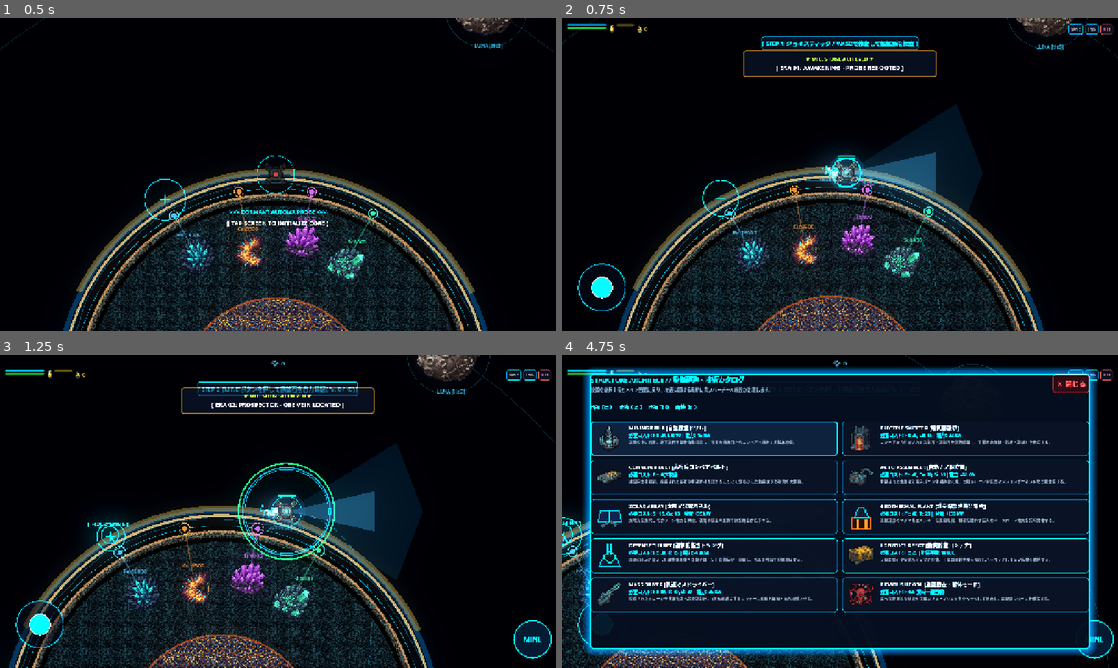
Above: before the commit, frames 1-4 (two rows, left to right).
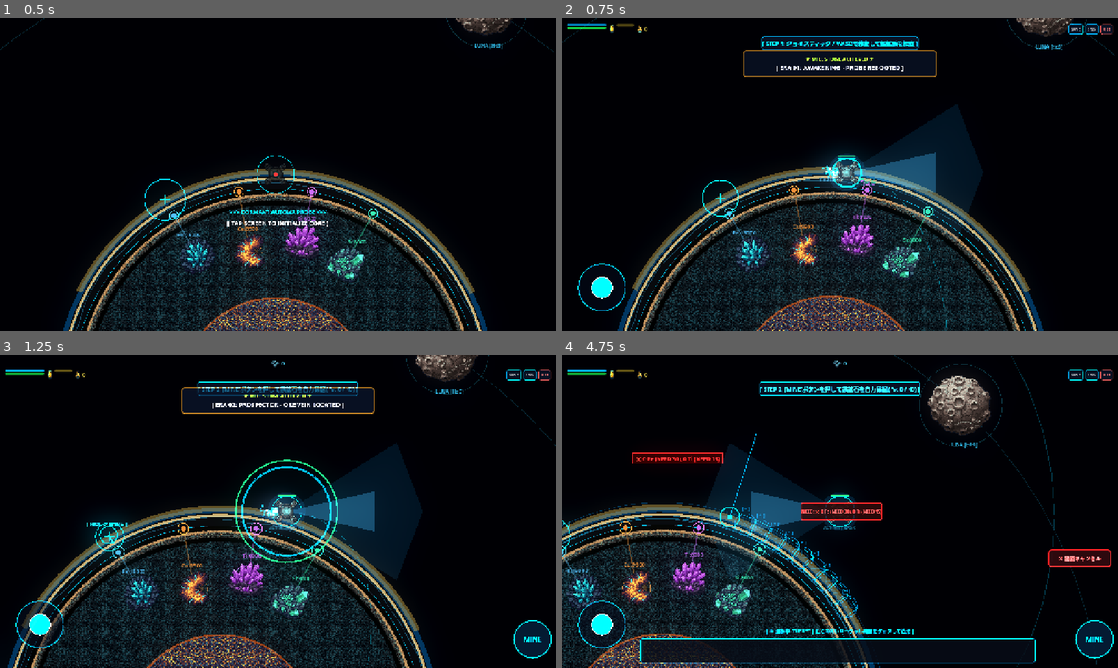
Above: after the commit, the same moments.

Repository: wak-shogo/ReplicaAutomata-
Game: Godot game, scene res://scenes/main.tscn
Two runs of this game, one before a commit and one after it. Both use one fixed random seed, a clock stepped at 60 frames per second and the inputs below.
Inputs (mouse positions are in pixels of both pictures, inside the frame that each line leads up to):
- Up to frame 1 (0.5 s): no input
- Up to frame 2 (0.75 s): tap Enter at 0.5 s; move the mouse to (962, 158) at 0.52 s; hold D from 0.53 s (still down); hold Shift from 0.53 s (still down); click (962, 158) at 0.67 s
- Up to frame 3 (1.25 s): keep holding D; keep holding Shift; tap Space at 0.77 s
- Up to frame 4 (4.75 s): release D at 1.25 s; release Shift at 1.25 s; drag from (728, 527) to (812, 574) at 1.27 s; move the mouse to (895, 442) at 2.02 s; hold D 2.03-2.75 s; tap B at 2.1 s; drag from (812, 574) to (673, 464) at 2.77 s; move the mouse to (1006, 558) at 3.52 s; hold A 3.53-4.25 s; tap E at 3.6 s; tap Space at 3.77 s; drag from (673, 464) to (756, 433) at 4.27 s

Frame 1 is identical in both runs. In frame 2, 10% of the frame differs, in the area x 0-100%, y 0-100%; in frame 3, 14%; in frame 4, 72%, in the area x 0-99%, y 0-100%.

Commit message:
feat: add placement shockwave ripples, dynamic tech affordability badges, cancel build button, and easing cruise controls

Diff:
--- a/scripts/entities/player.gd
+++ b/scripts/entities/player.gd
@@ -166,7 +166,9 @@
 			thrusting_dir = input_vec.normalized()
 
 			if input_vec.length_squared() > 0.01:
-				velocity = velocity.lerp(input_vec.normalized() * target_cruise_speed, delta * 10.0)
+				var analog_mag = clampf(input_vec.length(), 0.0, 1.0)
+				var eased_mag = pow(analog_mag, 1.6) # 微小入力でのミリ単位精密微調整イージング
+				velocity = velocity.lerp(input_vec.normalized() * (target_cruise_speed * eased_mag), delta * 12.0)
 			else:
 				var stop_friction: float = 18.0 if is_precision_mode else 12.0
 				velocity = velocity.lerp(Vector2.ZERO, delta * stop_friction)
@@ -213,7 +215,9 @@
 			var t_input = input_vec.dot(tangent)
 			var up_input = maxf(0.0, input_vec.dot(normal))
 			if input_vec.length_squared() > 0.01:
-				var target_v = (tangent * t_input * target_cruise_speed) + (normal * up_input * 260.0)
+				var analog_mag = clampf(input_vec.length(), 0.0, 1.0)
+				var eased_mag = pow(analog_mag, 1.5)
+				var target_v = (tangent * (t_input * eased_mag * target_cruise_speed)) + (normal * up_input * 260.0)
 				velocity = velocity.lerp(target_v, delta * 14.0)
 			else:
 				velocity = velocity.move_toward(Vector2.ZERO, 900.0 * delta)
--- a/scripts/factory/grid_manager.gd
+++ b/scripts/factory/grid_manager.gd
@@ -94,6 +94,10 @@
 # 不足資源の地点直接赤文字ポップアップ (Floating Error Labels)
 # [{ pos: Vector2, text: String, timer: float, y_offset: float }]
 var floating_error_labels: Array[Dictionary] = []
+
+# ブループリント設置時のパルス波紋演出 (Placement Shockwave Ripples)
+# [{ pos: Vector2, radius: float, max_radius: float, timer: float, max_time: float, color: Color }]
+var placement_ripples: Array[Dictionary] = []
 
 # セクター惑星・宇宙天体管理 (公転物理演算・彗星・ブラックホール・恒星・中性子星・小惑星帯)
 var generated_sectors: Dictionary = {}
@@ -689,6 +693,15 @@
 	last_placed_angle = ang_off
 	_add_blueprint(selected_tool, ang_off, alt, target_ore, false)
 	AudioSynth.play_synth("click")
+	var b_pos = surface_pos_at(ang_off, alt)
+	placement_ripples.append({
+		"pos": b_pos,
+		"radius": 12.0,
+		"max_radius": 60.0,
+		"timer": 0.35,
+		"max_time": 0.35,
+		"color": Color(0.0, 2.5, 3.0)
+	})
 
 func _add_blueprint(type_str: String, ang: float, alt: float, ore: String, is_demo: bool) -> void:
 	blueprints.append({
@@ -838,6 +851,16 @@
 	_add_blueprint(best_slot["type"], best_slot["angle_off"], best_slot["alt"], best_slot["target_ore"], false)
 	AudioSynth.play_synth("craft")
 
+	# タップ地点にSci-Fiパルス波紋ショックウェーブを発生
+	placement_ripples.append({
+		"pos": best_slot["pos"],
+		"radius": 12.0,
+		"max_radius": 65.0,
+		"timer": 0.4,
+		"max_time": 0.4,
+		"color": Color(0.0, 2.5, 3.0)
+	})
+
 	# スロット更新
 	_update_available_ghost_slots()
 	return true
@@ -858,6 +881,16 @@
 		if err["timer"] > 0.0:
 			keep_errs.append(err)
 	floating_error_labels = keep_errs
+
+	# ブループリント配置パルス波紋の更新
+	var keep_ripples: Array[Dictionary] = []
+	for rip in placement_ripples:
+		rip["timer"] -= delta
+		var t_ratio = 1.0 - (rip["timer"] / rip["max_time"])
+		rip["radius"] = lerpf(12.0, rip["max_radius"], t_ratio)
+		if rip["timer"] > 0.0:
+			keep_ripples.append(rip)
+	placement_ripples = keep_ripples
 
 	# 設置可能場所の青いバーチャル施設ゴーストの更新
 	if selected_tool != "none" and selected_tool != "demolish":
@@ -1695,9 +1728,10 @@
 	# 12. マウスカーソルのホログラム設置プレビュー
 	_draw_placement_preview()
 
-	# 12.5 設置可能場所の青いバーチャル施設ゴースト ＆ 不足資源赤文字エラー警告
+	# 12.5 設置可能場所の青いバーチャル施設ゴースト ＆ 不足資源赤文字エラー警告 ＆ 設置確定パルス波紋
 	_draw_available_ghost_slots()
 	_draw_floating_error_labels()
+	_draw_placement_ripples()
 
 	# 13. 現在の目標地点ナビゲーション光輪 (Mission Waypoint Beacon)
 	_draw_mission_waypoint_beacon()
@@ -1862,3 +1896,19 @@
 		draw_rect(Rect2(epos.x - 90, epos.y - 14, 180, 22), Color(0.18, 0.02, 0.02, 0.88 * e_alpha))
 		draw_rect(Rect2(epos.x - 90, epos.y - 14, 180, 22), Color(2.2, 0.2, 0.2, 0.85 * e_alpha), false, 1.5)
 		draw_string(ThemeDB.fallback_font, Vector2(epos.x - 86, epos.y + 2), text, HORIZONTAL_ALIGNMENT_CENTER, 172, 11, e_col)
+
+func _draw_placement_ripples() -> void:
+	for rip in placement_ripples:
+		var rpos = rip["pos"]
+		var rad = rip["radius"]
+		var alpha = clampf(rip["timer"] / rip["max_time"], 0.0, 1.0)
+		var c_ring1 = Color(0.0, 2.5, 3.0, alpha * 0.95)
+		var c_ring2 = Color(1.0, 2.5, 3.0, alpha * 0.6)
+		# 外側に広がる二重Sci-Fiパルスリング
+		draw_arc(rpos, rad, 0, TAU, 32, c_ring1, 2.5)
+		if rad > 16.0:
+			draw_arc(rpos, rad * 0.65, 0, TAU, 24, c_ring2, 1.5)
+		# 中心パルス閃光
+		if rip["timer"] > rip["max_time"] * 0.6:
+			var flash_a = (rip["timer"] - rip["max_time"] * 0.6) / (rip["max_time"] * 0.4)
+			draw_circle(rpos, 10.0 * flash_a, Color(1.0, 2.8, 3.0, flash_a * 0.8))
--- a/scripts/ui/hud.gd
+++ b/scripts/ui/hud.gd
@@ -91,6 +91,14 @@
 
 # 専用大型技術ツリー・設備建造カタログ画面 (Structure Architect Modal)
 var tech_tree_modal: PanelContainer = null
+var tech_tree_cards: Array[Dictionary] = []
+var build_cancel_btn: Button = null
+
+# ドローン自己複製アチーブメントバナー
+var drone_repl_banner: PanelContainer = null
+var drone_repl_lbl: Label = null
+var drone_repl_timer: float = 0.0
+var prev_fleet_count: int = 0
 
 func _ready() -> void:
 	main_node = get_parent()
@@ -171,6 +179,11 @@
 		missing_timer -= delta
 		if missing_panel:
 			missing_panel.visible = (missing_timer > 0.0)
+
+	if drone_repl_timer > 0.0:
+		drone_repl_timer -= delta
+		if drone_repl_banner:
+			drone_repl_banner.visible = (drone_repl_timer > 0.0)
 
 	if grid_manager:
 		var cur_tool = grid_manager.selected_tool
@@ -257,8 +270,45 @@
 			var lbl = res_box.find_child("ResLbl_" + rk, true, false)
 			if lbl:
 				lbl.text = "所持 %s: %d" % [rk, GameState.resources.get(rk, 0)]
+	_update_tech_tree_cards_affordability()
 	tech_tree_modal.visible = true
 	AudioSynth.play_synth("click")
+
+func _update_tech_tree_cards_affordability() -> void:
+	if not grid_manager: return
+	var costs_dict = grid_manager.BUILD_COSTS
+	for c_info in tech_tree_cards:
+		var tid = c_info["id"]
+		var btn: Button = c_info["btn"]
+		var status_lbl: Label = c_info["status_lbl"]
+		var sb_n: StyleBoxFlat = c_info["sb_n"]
+
+		if tid == "demolish":
+			status_lbl.text = "✔ いつでも使用可能"
+			status_lbl.add_theme_color_override("font_color", Color(0.2, 2.2, 1.2))
+			sb_n.border_color = Color(0.0, 1.5, 2.0, 0.6)
+			continue
+
+		var reqs: Dictionary = costs_dict.get(tid, {})
+		var can_afford = true
+		var missing_list: Array[String] = []
+		for r_k in reqs:
+			var need = reqs[r_k]
+			var have = GameState.resources.get(r_k, 0)
+			if have < need:
+				can_afford = false
+				missing_list.append("%s不足(-%d)" % [r_k, need - have])
+
+		if can_afford:
+			status_lbl.text = "✔ 製造可能 (タップして配置)"
+			status_lbl.add_theme_color_override("font_color", Color(0.2, 2.5, 1.2))
+			sb_n.border_color = Color(0.0, 2.2, 2.8, 0.8)
+			sb_n.bg_color = Color(0.04, 0.10, 0.18, 0.92)
+		else:
+			status_lbl.text = "❌ " + " / ".join(missing_list)
+			status_lbl.add_theme_color_override("font_color", Color(2.5, 0.4, 0.4))
+			sb_n.border_color = Color(0.6, 0.2, 0.2, 0.5)
+			sb_n.bg_color = Color(0.06, 0.04, 0.05, 0.88)
 
 func _on_tech_tree_item_selected(tool_id: String) -> void:
 	AudioSynth.play_synth("select")
@@ -282,6 +332,8 @@
 		if is_bm:
 			var tname = grid_manager.selected_tool.to_upper()
 			build_guide_label.text = "[ 🛠 選択中: %s | 近くの青いバーチャル施設をタップして造形 ]" % tname
+	if build_cancel_btn:
+		build_cancel_btn.visible = is_bm
 
 func build_minimal_ui() -> void:
 	# 共通透明Sci-Fiスタイル
@@ -810,6 +862,61 @@
 	build_guide_label.add_theme_color_override("font_color", Color(0.0, 2.0, 2.8, 0.85))
 	build_guide_label.visible = false
 	add_child(build_guide_label)
+
+	# 建築モード即時キャンセルボタン (Cancel Build Mode Button)
+	build_cancel_btn = Button.new()
+	build_cancel_btn.text = " ✕ 建築キャンセル "
+	build_cancel_btn.set_anchors_preset(Control.PRESET_BOTTOM_RIGHT)
+	build_cancel_btn.anchor_left = 1.0
+	build_cancel_btn.anchor_right = 1.0
+	build_cancel_btn.anchor_top = 1.0
+	build_cancel_btn.anchor_bottom = 1.0
+	build_cancel_btn.offset_left = -160.0
+	build_cancel_btn.offset_right = -16.0
+	build_cancel_btn.offset_top = -272.0
+	build_cancel_btn.offset_bottom = -232.0
+	var sb_cncl = StyleBoxFlat.new()
+	sb_cncl.bg_color = Color(0.2, 0.04, 0.06, 0.92)
+	sb_cncl.border_color = Color(2.5, 0.3, 0.3, 0.85)
+	sb_cncl.set_border_width_all(2)
+	sb_cncl.set_corner_radius_all(6)
+	build_cancel_btn.add_theme_stylebox_override("normal", sb_cncl)
+	build_cancel_btn.add_theme_color_override("font_color", Color(2.5, 0.8, 0.8))
+	build_cancel_btn.add_theme_font_size_override("font_size", 12)
+	build_cancel_btn.visible = false
+	build_cancel_btn.pressed.connect(func():
+		if grid_manager:
+			grid_manager.select_tool("none")
+			_update_build_mode_visuals()
+			AudioSynth.play_synth("click")
+	)
+	add_child(build_cancel_btn)
+
+	# ドローン自己複製アチーブメントバナー (Drone Replication Banner)
+	drone_repl_banner = PanelContainer.new()
+	drone_repl_banner.set_anchors_preset(Control.PRESET_CENTER_TOP)
+	drone_repl_banner.anchor_left = 0.5
+	drone_repl_banner.anchor_right = 0.5
+	drone_repl_banner.offset_left = -180.0
+	drone_repl_banner.offset_right = 180.0
+	drone_repl_banner.offset_top = 145.0
+	drone_repl_banner.offset_bottom = 185.0
+	var sb_d_repl = StyleBoxFlat.new()
+	sb_d_repl.bg_color = Color(0.04, 0.12, 0.22, 0.94)
+	sb_d_repl.border_color = Color(0.0, 2.2, 3.0, 0.9)
+	sb_d_repl.set_border_width_all(2)
+	sb_d_repl.set_corner_radius_all(6)
+	drone_repl_banner.add_theme_stylebox_override("panel", sb_d_repl)
+	drone_repl_banner.visible = false
+	add_child(drone_repl_banner)
+
+	drone_repl_lbl = Label.new()
+	drone_repl_lbl.text = "✦ SUB-DRONE REPLICATED ✦"
+	drone_repl_lbl.horizontal_alignment = HORIZONTAL_ALIGNMENT_CENTER
+	drone_repl_lbl.vertical_alignment = VERTICAL_ALIGNMENT_CENTER
+	drone_repl_lbl.add_theme_font_size_override("font_size", 12)
+	drone_repl_lbl.add_theme_color_override("font_color", Color(0.2, 2.5, 3.0))
+	drone_repl_banner.add_child(drone_repl_lbl)
 
 	# 6. メガストラクチャー・ミニマルパレット構築
 	_build_minimal_mega_palette(sb_slot)
@@ -1068,6 +1175,7 @@
 		}
 	]
 
+	tech_tree_cards.clear()
 	for item in catalog_data:
 		var card = _create_tech_tree_card(item)
 		grid.add_child(card)
@@ -1075,7 +1183,7 @@
 func _create_tech_tree_card(item: Dictionary) -> Button:
 	var btn = Button.new()
 	btn.size_flags_horizontal = Control.SIZE_EXPAND_FILL
-	btn.custom_minimum_size = Vector2(0, 80)
+	btn.custom_minimum_size = Vector2(0, 88)
 
 	var sb_n = StyleBoxFlat.new()
 	sb_n.bg_color = Color(0.04, 0.08, 0.15, 0.9)
@@ -1124,11 +1232,21 @@
 	lbl_name.add_theme_color_override("font_color", Color(2.5, 2.2, 0.4) if is_rec else Color(1.8, 2.4, 2.8))
 	v_box.add_child(lbl_name)
 
+	var top_sub_hbox = HBoxContainer.new()
+	top_sub_hbox.add_theme_constant_override("separation", 12)
+	v_box.add_child(top_sub_hbox)
+
 	var lbl_cost = Label.new()
-	lbl_cost.text = "必要コスト: %s" % item["cost"]
+	lbl_cost.text = "コスト: %s" % item["cost"]
 	lbl_cost.add_theme_font_size_override("font_size", 10)
 	lbl_cost.add_theme_color_override("font_color", Color(0.0, 2.0, 2.8))
-	v_box.add_child(lbl_cost)
+	top_sub_hbox.add_child(lbl_cost)
+
+	var lbl_status = Label.new()
+	lbl_status.text = "✔ 製造可能"
+	lbl_status.add_theme_font_size_override("font_size", 10)
+	lbl_status.add_theme_color_override("font_color", Color(0.2, 2.5, 1.2))
+	top_sub_hbox.add_child(lbl_status)
 
 	var lbl_desc = Label.new()
 	lbl_desc.text = item["desc"]
@@ -1140,6 +1258,13 @@
 	btn.pressed.connect(func():
 		_on_tech_tree_item_selected(item["id"])
 	)
+
+	tech_tree_cards.append({
+		"btn": btn,
+		"id": item["id"],
+		"status_lbl": lbl_status,
+		"sb_n": sb_n
+	})
 	return btn
 
 func _adjust_responsive_layout() -> void:
@@ -1464,6 +1589,19 @@
 
 func _on_fleet_changed(current: int, _max_val: int) -> void:
 	if fleet_lbl: fleet_lbl.text = str(current)
+	if current > prev_fleet_count:
+		# 自己複製達成バナーのポップアップ演出
+		if drone_repl_banner and drone_repl_lbl:
+			drone_repl_lbl.text = "✦ SUB-DRONE REPLICATED! (TOTAL: %d) ✦" % current
+			drone_repl_banner.visible = true
+			drone_repl_timer = 2.4
+			AudioSynth.play_synth("victory")
+			if is_inside_tree():
+				drone_repl_banner.pivot_offset = drone_repl_banner.size * 0.5
+				var tw = create_tween().set_parallel(true)
+				drone_repl_banner.scale = Vector2(1.15, 1.15)
+				tw.tween_property(drone_repl_banner, "scale", Vector2.ONE, 0.25).set_trans(Tween.TRANS_BACK).set_ease(Tween.EASE_OUT)
+	prev_fleet_count = current
 
 func _on_player_health_changed(hp: float, max_hp: float, shield: float, max_shield: float) -> void:
 	if hp_bar:
Not shown, changed: docs/index.pck
